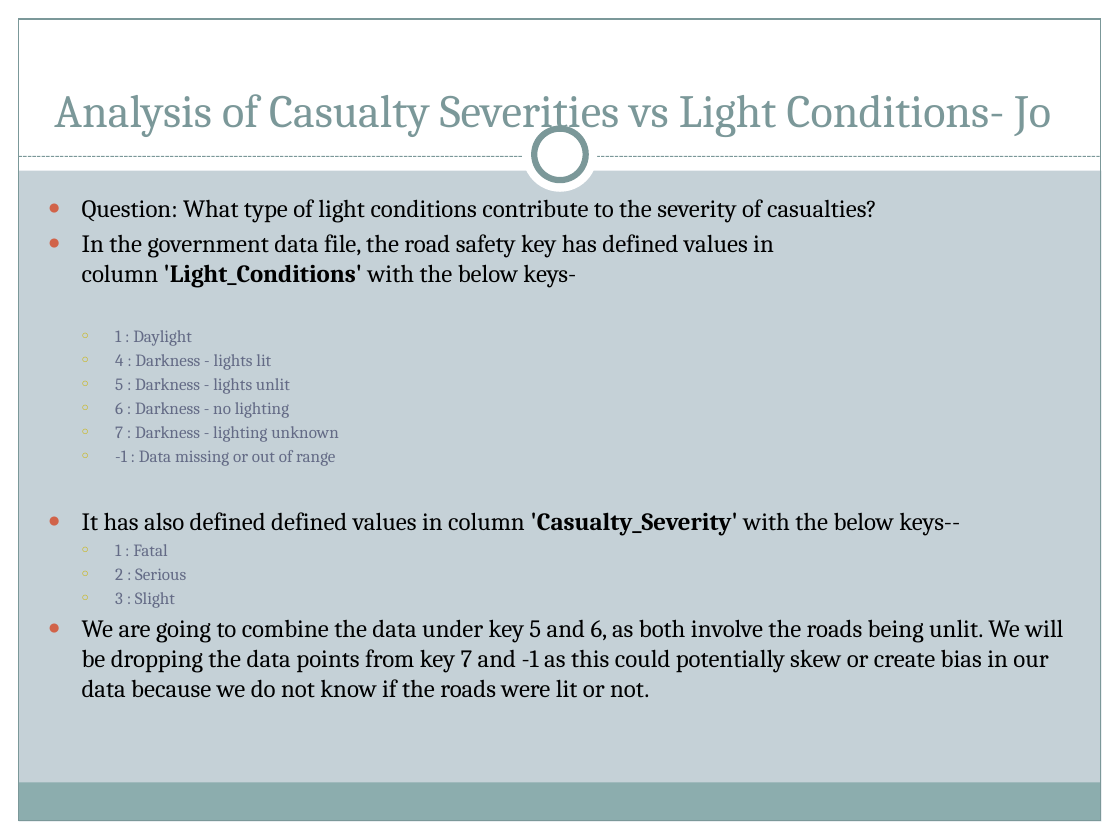
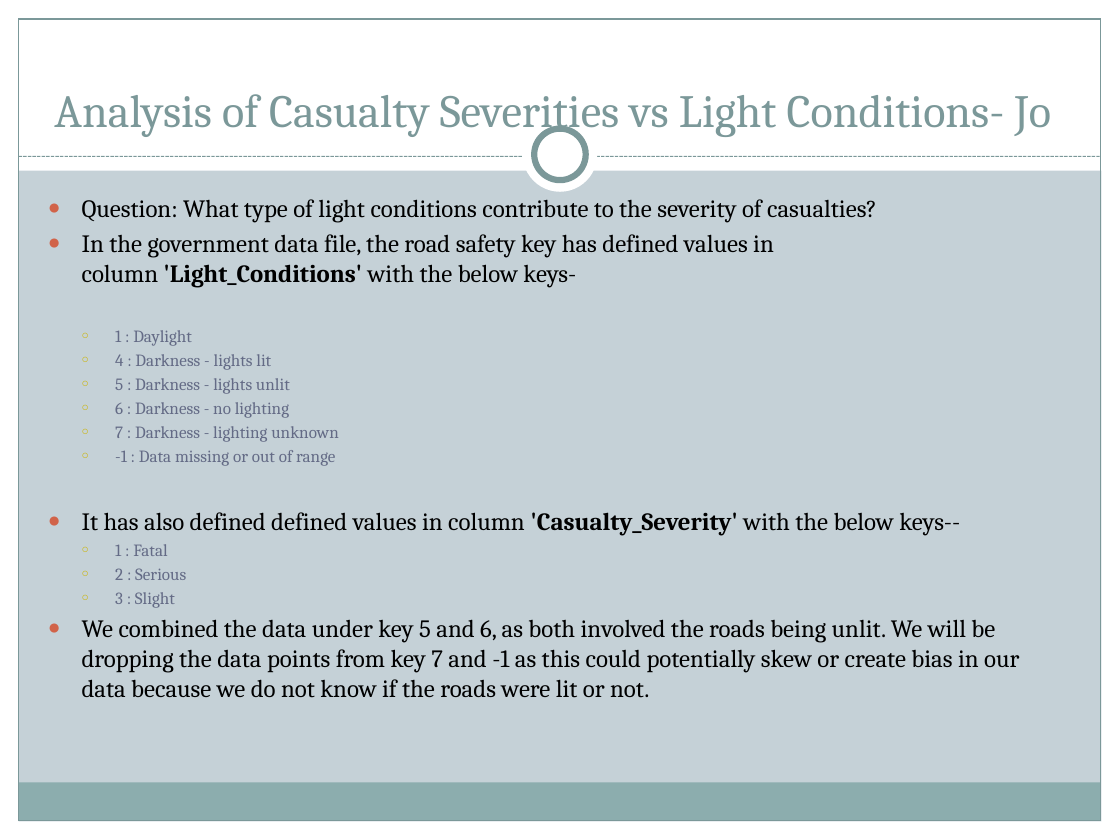
Before and after one commit to HabibR101/Project_1, a slide deck: slide 4 of Car Accidents Data Analysis.pptx. Drawn at 1120x840 pixels with LibreOffice and Linux fonts; fonts in the diff are those of the drawing. Boxes give left, top, right and bottom in pixels: in the first picture for what was removed or moved away, otherwise in the second. Text is boxed around its words. In the diff, an @@ line names an element or a change of style, - is before the commit and + after.

Commit message:
ppt_complete

```diff
--- a/Car Accidents Data Analysis.pptx
+++ b/Car Accidents Data Analysis.pptx
@@ text at bbox=[82, 619, 1019, 698]: text changed @@
-● We are going to combine the data under key 5 and 6, as both involve the roads being unlit. We will be dropping the data points from key 7 and -1 as this could potentially skew or create bias in our data because we do not know if the roads were lit or not.
+● We combined the data under key 5 and 6, as both involved the roads being unlit. We will be dropping the data points from key 7 and -1 as this could potentially skew or create bias in our data because we do not know if the roads were lit or not.
```
Also in this commit, not shown: 2 other slides changed, 16 slides added, 1 other file.
